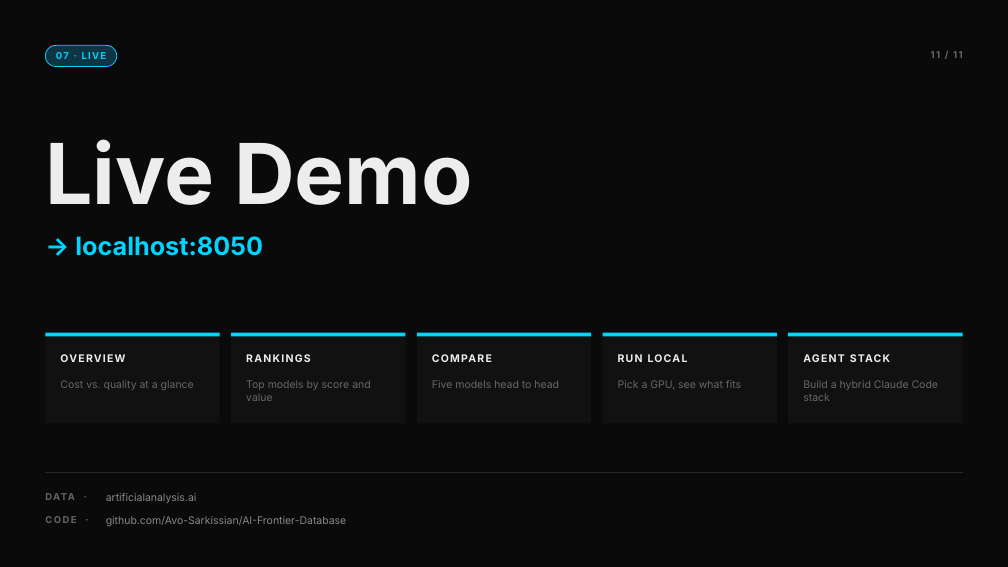
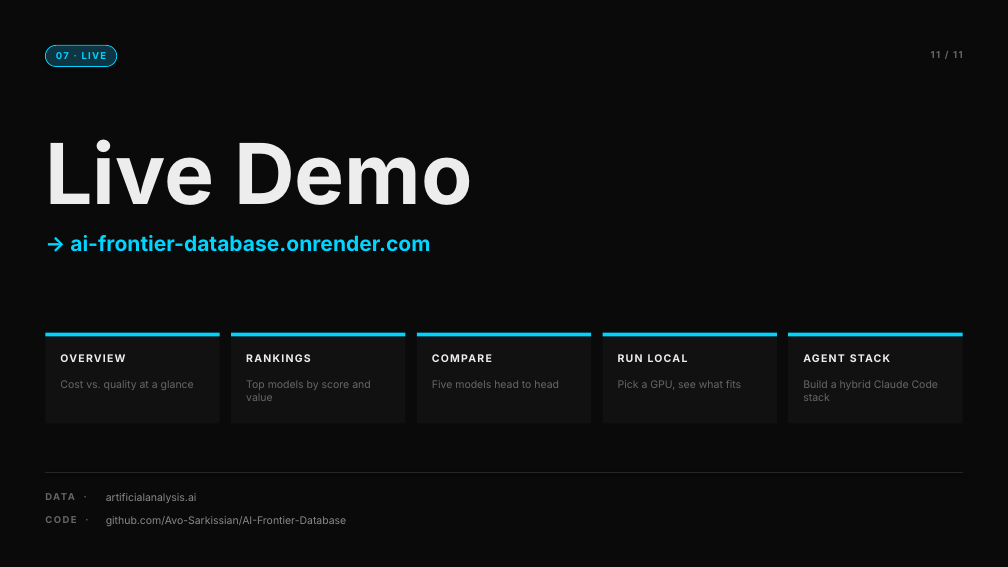
Before and after one commit to Avo-Sarkissian/AI-Frontier-Database, a slide deck: slide 11 of AI_Frontier_Presentation.pptx. Drawn at 1008x567 pixels with LibreOffice and Linux fonts; fonts in the diff are those of the drawing. Boxes give left, top, right and bottom in pixels: in the first picture for what was removed or moved away, otherwise in the second. Text is boxed around its words. In the diff, an @@ line names an element or a change of style, - is before the commit and + after.

```diff
--- a/AI_Frontier_Presentation.pptx
+++ b/AI_Frontier_Presentation.pptx
@@ text at <box>70,235,430,252</box>: text changed; size 24 to 20 pt @@
-→ localhost:8050
+→ ai-frontier-database.onrender.com
```
Also in this commit, not shown: 3 other files.
